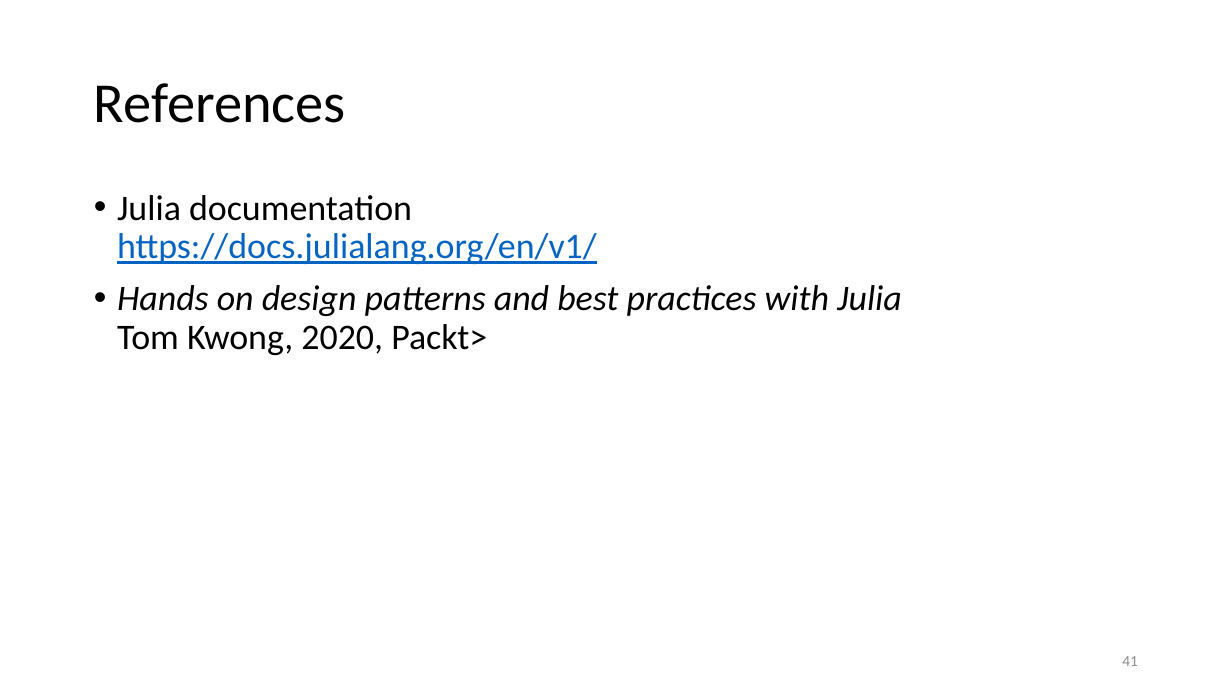
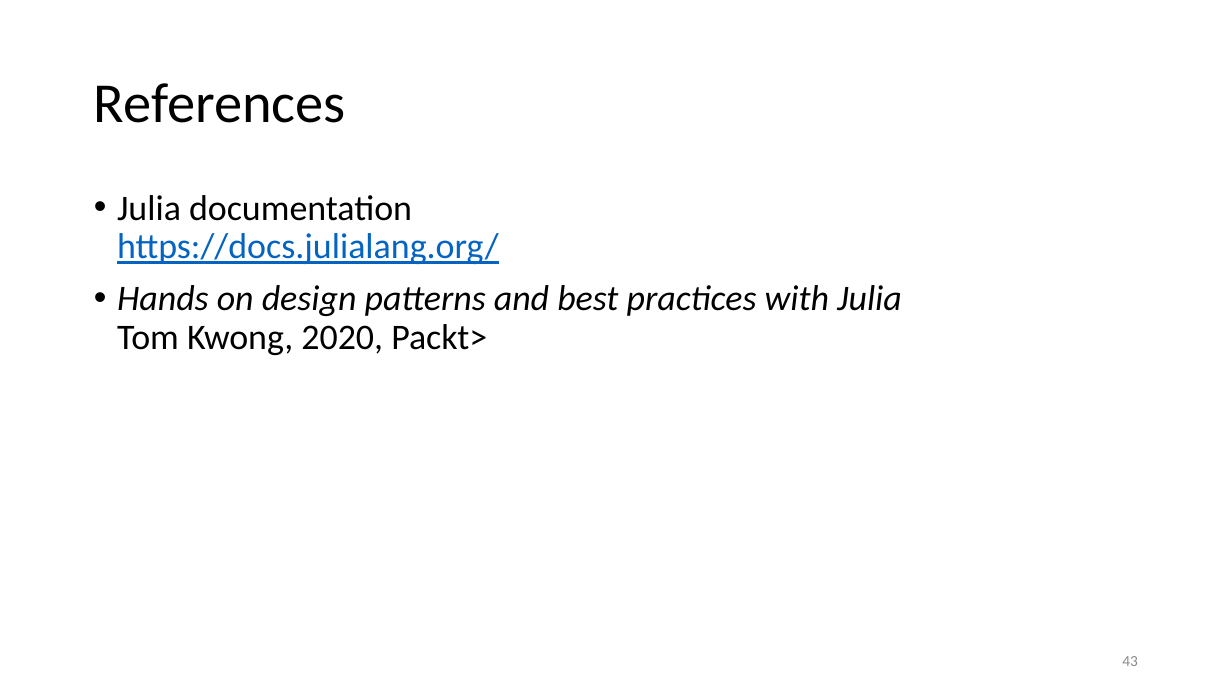
Before and after one commit to gjbex/Julia_good_bad_ugly, a slide deck: slide 43 of Julia,_good_back_ugly.pptx (slide 41 before the commit). Drawn at 1232x693 pixels with LibreOffice and Linux fonts; fonts in the diff are those of the drawing. Boxes give left, top, right and bottom in pixels: in the first picture for what was removed or moved away, otherwise in the second. Text is boxed around its words. In the diff, an @@ line names an element or a change of style, - is before the commit and + after.

```diff
--- a/Julia,_good_back_ugly.pptx
+++ b/Julia,_good_back_ugly.pptx
@@ text at [117, 195, 499, 264]: text changed @@
-• Julia documentation
-  https://docs.julialang.org/en/v1/
+• Julia documentation
+  https://docs.julialang.org/
@@ page number at [1122, 656, 1138, 666]: text changed @@
-41
+43
```
Also in this commit, not shown: 1 other slide changed, 4 slides added, 2 slides removed.
